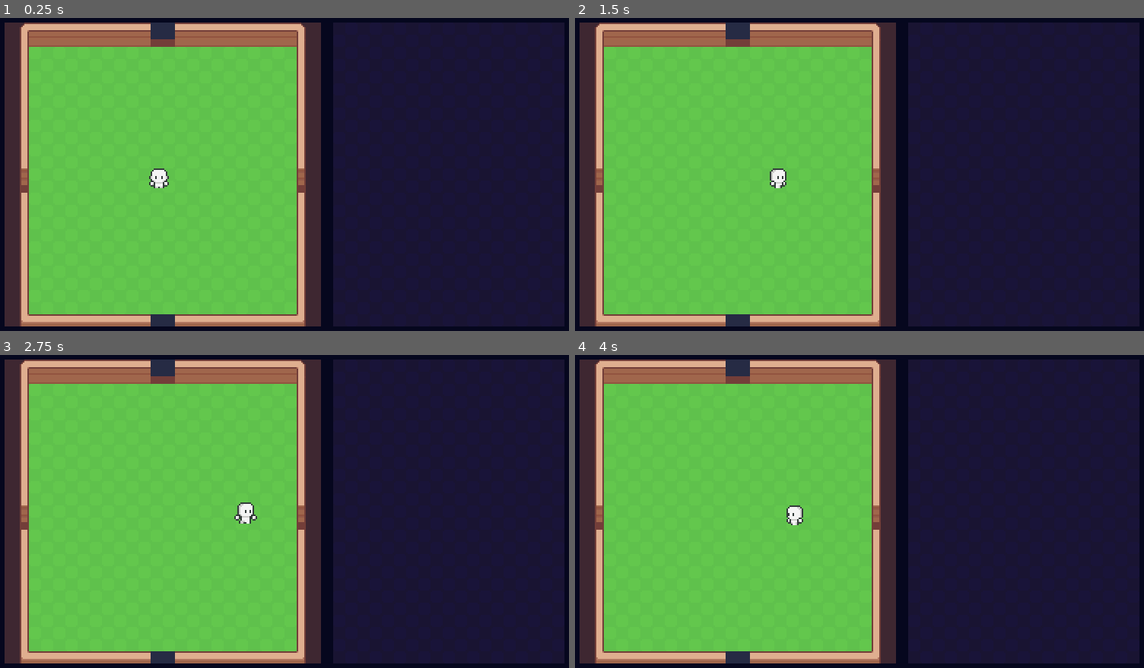
Above: before the commit, frames 1-4 (two rows, left to right).
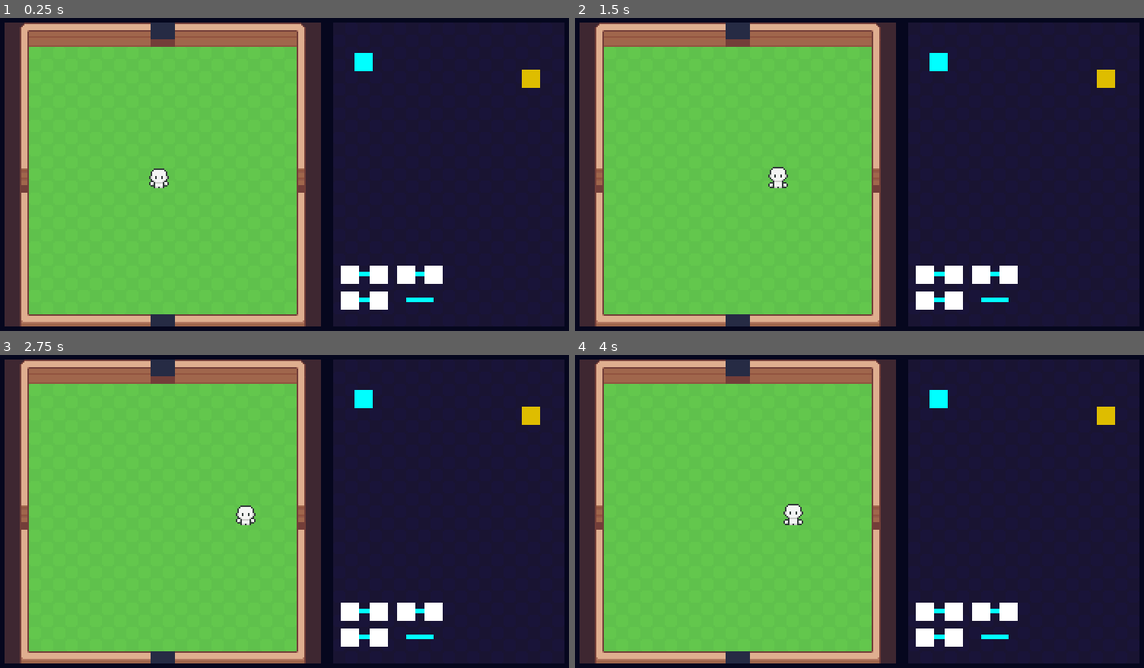
Above: after the commit, the same moments.

Repository: MichaelHayesMC/Term_3_Godot_LastCognition
Game: Godot game, scene res://scenes/game.tscn
The game is run twice, just before and just after one commit, with the same random seed, the same clock (stepped at 60 frames per second) and the same inputs.
Inputs (mouse positions are in pixels of both pictures, inside the frame that each line leads up to):
- Up to frame 1 (0.25 s): no input
- Up to frame 2 (1.5 s): move the mouse to (990, 158) at 0.52 s; hold D (move_right) 0.53-1.25 s; click (990, 158) at 0.67 s; drag from (740, 190) to (740, 33) at 1.27 s
- Up to frame 3 (2.75 s): move the mouse to (341, 439) at 2.02 s; hold D (move_right) from 2.03 s (still down); click (341, 439) at 2.17 s
- Up to frame 4 (4 s): release D (move_right) at 2.75 s; drag from (831, 577) to (683, 461) at 2.77 s; move the mouse to (1035, 561) at 3.52 s; hold A (move_left) from 3.53 s (still down); click (1035, 561) at 3.67 s

The runs differ from the first frame. In frame 1, 1.6% of the frame differs, in the area x 59-95%, y 11-94%; in frame 2, 1.8%; in frame 3, 1.8%, in the area x 41-95%, y 11-94%; in frame 4, 1.8%.

Commit message:
Prototype Wire Programme
Programme the (draggability, movement, visuals) restricted in the gui widget section of my game

Diff:
--- a/scenes/control.tscn
+++ b/scenes/frame_elements.tscn
@@ -2,7 +2,7 @@
 
 [ext_resource type="Texture2D" uid="uid://iywbdf04swk8" path="res://assets/Untitled.png" id="1_5p55f"]
 
-[node name="Control" type="Control"]
+[node name="Frame_Elements" type="Control"]
 layout_mode = 3
 anchors_preset = 15
 anchor_right = 1.0
--- a/scenes/game.tscn
+++ b/scenes/game.tscn
@@ -1,9 +1,11 @@
-[gd_scene load_steps=9 format=4 uid="uid://cvamvkb7citlg"]
+[gd_scene load_steps=12 format=4 uid="uid://cvamvkb7citlg"]
 
 [ext_resource type="Texture2D" uid="uid://cj683f6dsv366" path="res://assets/Sunnyside_World_Assets/Tileset/spr_tileset_sunnysideworld_16px.png" id="1_p57ef"]
 [ext_resource type="Texture2D" uid="uid://bbw2imbtr1pn5" path="res://assets/Sunnyside_World_Assets/Tileset/spr_tileset_sunnysideworld_forest_32px.png" id="2_u5sy4"]
 [ext_resource type="PackedScene" uid="uid://duy8jpg78tkkl" path="res://scenes/player.tscn" id="4_lbhrr"]
-[ext_resource type="PackedScene" uid="uid://bjajsiqsyaflc" path="res://scenes/control.tscn" id="7_u5sy4"]
+[ext_resource type="PackedScene" uid="uid://bjfagg0ssydtt" path="res://scenes/power_source.tscn" id="5_iywne"]
+[ext_resource type="Script" uid="uid://qvqdb4cj60dq" path="res://scripts/line_2d.gd" id="6_p57ef"]
+[ext_resource type="PackedScene" uid="uid://bjajsiqsyaflc" path="res://scenes/frame_elements.tscn" id="7_u5sy4"]
 
 [sub_resource type="TileSetAtlasSource" id="TileSetAtlasSource_0tnpc"]
 texture = ExtResource("1_p57ef")
@@ -218,6 +220,9 @@
 [sub_resource type="RectangleShape2D" id="RectangleShape2D_p57ef"]
 size = Vector2(16, 16)
 
+[sub_resource type="RectangleShape2D" id="RectangleShape2D_u5sy4"]
+size = Vector2(155, 200)
+
 [node name="Game" type="Node2D"]
 texture_filter = 1
 
@@ -246,24 +251,127 @@
 offset_right = 216.0
 offset_bottom = 216.0
 
-[node name="Detection_Areas2" type="Area2D" parent="."]
-
-[node name="CollisionShape2D" type="CollisionShape2D" parent="Detection_Areas2"]
+[node name="Detection_Areas" type="Area2D" parent="."]
+
+[node name="CollisionShape2D" type="CollisionShape2D" parent="Detection_Areas"]
 position = Vector2(112, 16)
 shape = SubResource("RectangleShape2D_p57ef")
 debug_color = Color(0.819608, 0.294118, 0.694118, 0.419608)
 
-[node name="CollisionShape2D2" type="CollisionShape2D" parent="Detection_Areas2"]
+[node name="CollisionShape2D2" type="CollisionShape2D" parent="Detection_Areas"]
 position = Vector2(16, 112)
 shape = SubResource("RectangleShape2D_p57ef")
 debug_color = Color(0.819608, 0.294118, 0.694118, 0.419608)
 
-[node name="CollisionShape2D3" type="CollisionShape2D" parent="Detection_Areas2"]
+[node name="CollisionShape2D3" type="CollisionShape2D" parent="Detection_Areas"]
 position = Vector2(208, 112)
 shape = SubResource("RectangleShape2D_p57ef")
 debug_color = Color(0.820542, 0.295704, 0.693077, 0.42)
 
-[node name="CollisionShape2D4" type="CollisionShape2D" parent="Detection_Areas2"]
+[node name="CollisionShape2D4" type="CollisionShape2D" parent="Detection_Areas"]
 position = Vector2(112, 208)
 shape = SubResource("RectangleShape2D_p57ef")
 debug_color = Color(0.820542, 0.295704, 0.693077, 0.42)
+
+[node name="Module_Border" type="Area2D" parent="."]
+visible = false
+position = Vector2(224, 9)
+collision_layer = 2
+collision_mask = 2
+monitoring = false
+
+[node name="CollisionShape2D" type="CollisionShape2D" parent="Module_Border"]
+position = Vector2(77.5, 99)
+shape = SubResource("RectangleShape2D_u5sy4")
+
+[node name="Power_Source2" parent="." instance=ExtResource("5_iywne")]
+offset_left = 348.0
+offset_top = 39.0
+offset_right = 360.0
+offset_bottom = 51.0
+color = Color(0.87005, 0.742597, 0, 1)
+
+[node name="Power_Source4" parent="." instance=ExtResource("5_iywne")]
+offset_left = 238.0
+offset_top = 28.0
+offset_right = 250.0
+offset_bottom = 40.0
+color = Color(0, 1, 1, 1)
+
+[node name="Node4" type="Node" parent="."]
+
+[node name="Line2D" type="Line2D" parent="Node4"]
+width = 3.0
+default_color = Color(0, 1, 1, 1)
+script = ExtResource("6_p57ef")
+
+[node name="Power_Source" parent="Node4" instance=ExtResource("5_iywne")]
+offset_left = 266.0
+offset_top = 185.0
+offset_right = 278.0
+offset_bottom = 197.0
+color = Color(1, 1, 1, 0)
+
+[node name="Power_Source3" parent="Node4" instance=ExtResource("5_iywne")]
+offset_left = 284.0
+offset_top = 185.0
+offset_right = 296.0
+offset_bottom = 197.0
+color = Color(1, 1, 1, 0)
+
+[node name="Node5" type="Node" parent="."]
+
+[node name="Line2D" type="Line2D" parent="Node5"]
+width = 3.0
+default_color = Color(0, 1, 1, 1)
+script = ExtResource("6_p57ef")
+
+[node name="Power_Source" parent="Node5" instance=ExtResource("5_iywne")]
+offset_left = 266.0
+offset_top = 168.0
+offset_right = 278.0
+offset_bottom = 180.0
+
+[node name="Power_Source3" parent="Node5" instance=ExtResource("5_iywne")]
+offset_left = 284.0
+offset_top = 168.0
+offset_right = 296.0
+offset_bottom = 180.0
+
+[node name="Node6" type="Node" parent="."]
+
+[node name="Line2D" type="Line2D" parent="Node6"]
+width = 3.0
+default_color = Color(0, 1, 1, 1)
+script = ExtResource("6_p57ef")
+
+[node name="Power_Source" parent="Node6" instance=ExtResource("5_iywne")]
+offset_left = 229.0
+offset_top = 168.0
+offset_right = 241.0
+offset_bottom = 180.0
+
+[node name="Power_Source3" parent="Node6" instance=ExtResource("5_iywne")]
+offset_left = 248.0
+offset_top = 168.0
+offset_right = 260.0
+offset_bottom = 180.0
+
+[node name="Node7" type="Node" parent="."]
+
+[node name="Line2D" type="Line2D" parent="Node7"]
+width = 3.0
+default_color = Color(0, 1, 1, 1)
+script = ExtResource("6_p57ef")
+
+[node name="Power_Source" parent="Node7" instance=ExtResource("5_iywne")]
+offset_left = 229.0
+offset_top = 185.0
+offset_right = 241.0
+offset_bottom = 197.0
+
+[node name="Power_Source3" parent="Node7" instance=ExtResource("5_iywne")]
+offset_left = 248.0
+offset_top = 185.0
+offset_right = 260.0
+offset_bottom = 197.0
--- a/scenes/player.tscn
+++ b/scenes/player.tscn
@@ -507,6 +507,8 @@
 position = Vector2(0, -7)
 shape = SubResource("CircleShape2D_qhqgy")
 
+[node name="AnimationPlayer" type="AnimationPlayer" parent="."]
+
 [node name="AnimationTree" type="AnimationTree" parent="."]
 root_node = NodePath("../AnimatedSprite2D")
 tree_root = SubResource("AnimationRootNode_dqkch")
--- /dev/null
+++ b/scenes/power_source.tscn
@@ -0,0 +1,27 @@
+[gd_scene load_steps=3 format=3 uid="uid://bjfagg0ssydtt"]
+
+[ext_resource type="Script" uid="uid://b8hhx7xkynd6" path="res://scripts/power_source.gd" id="1_00ly7"]
+
+[sub_resource type="RectangleShape2D" id="RectangleShape2D_00ly7"]
+size = Vector2(14, 14)
+
+[node name="Power_Source" type="ColorRect"]
+offset_left = -6.0
+offset_top = -6.0
+offset_right = 6.0
+offset_bottom = 6.0
+script = ExtResource("1_00ly7")
+
+[node name="Power_Collision" type="Area2D" parent="."]
+collision_layer = 2
+collision_mask = 2
+monitorable = false
+
+[node name="CollisionShape2D" type="CollisionShape2D" parent="Power_Collision"]
+position = Vector2(6, 6)
+shape = SubResource("RectangleShape2D_00ly7")
+
+[connection signal="mouse_entered" from="." to="." method="_on_mouse_entered"]
+[connection signal="mouse_exited" from="." to="." method="_on_mouse_exited"]
+[connection signal="area_entered" from="Power_Collision" to="." method="_on_power_collision_area_entered"]
+[connection signal="area_exited" from="Power_Collision" to="." method="_on_power_collision_area_exited"]
--- /dev/null
+++ b/scripts/line_2d.gd
@@ -0,0 +1,19 @@
+extends Line2D
+
+@onready var power_source: ColorRect = $"../Power_Source"
+@onready var power_source_3: ColorRect = $"../Power_Source3"
+
+var left_side := Vector2.ZERO
+var right_side := Vector2.ZERO
+
+func _ready() -> void:
+	left_side = power_source.size
+	right_side = power_source_3.size
+	add_point(left_side, 0)
+	add_point(right_side, 1)
+
+func _physics_process(delta: float) -> void:
+	left_side = (power_source.size / 2 + power_source.position)
+	right_side = (power_source_3.size / 2 + power_source_3.position)
+	set_point_position(0, left_side)
+	set_point_position(1, right_side)
--- a/scripts/player.gd
+++ b/scripts/player.gd
@@ -8,21 +8,13 @@
 
 func get_input():
 	var input_direction = Input.get_vector("move_left", "move_right", "move_up", "move_down")
-	#print(input_direction)
 	velocity = input_direction * SPEED
-	if Input.is_action_pressed("move_down"):
-		animated_sprite.flip_h = false
-		animated_sprite.play("walk_down")
-	elif Input.is_action_pressed("move_up"):
-		animated_sprite.flip_h = false
-		animated_sprite.play("walk_up")
-	elif Input.is_action_pressed("move_left"):
-		animated_sprite.flip_h = true
-		animated_sprite.play("walk_right")
-	elif Input.is_action_pressed("move_right"):
-		animated_sprite.flip_h = false
-		animated_sprite.play("walk_right")
 
 func _physics_process(delta: float) -> void:
 	get_input()
 	move_and_slide()
+
+
+
+func _on_module_border_area_entered(area: Area2D) -> void:
+	pass # Replace with function body.
--- /dev/null
+++ b/scripts/power_source.gd
@@ -0,0 +1,43 @@
+extends Control
+
+@onready var module_border: Area2D = $"../Module_Border"
+
+@export var draggable := false
+@export var last_pos : Vector2
+@export var inside : bool
+
+var centre := size / 2
+var mouse_in := false
+
+func _ready() -> void:
+	last_pos = position
+
+func _process(delta: float) -> void:
+	if draggable and inside:
+		position = Vector2(get_global_mouse_position().x - centre.x, get_global_mouse_position().y - centre.y)
+	else:
+		draggable = false
+
+func _physics_process(delta: float) -> void:
+	if not $Power_Collision.get_overlapping_areas() and not draggable:
+		inside = false
+		position = last_pos
+		print($Power_Collision.get_overlapping_areas(),last_pos)
+	else:
+		inside = true
+
+func _input(event) -> void:
+	if event is InputEventMouseButton:
+		if mouse_in and event.is_pressed() and inside:
+			draggable  = true
+		elif event.is_released() and mouse_in:
+			draggable = false
+			if $Power_Collision.get_overlapping_areas():
+				last_pos = position
+				print(last_pos, $Power_Collision.get_overlapping_areas())
+
+func _on_mouse_entered():
+	mouse_in = true
+
+func _on_mouse_exited() -> void:
+	mouse_in = false
Not shown, added: scripts/line_2d.gd.uid
Not shown, added: scripts/power_source.gd.uid
